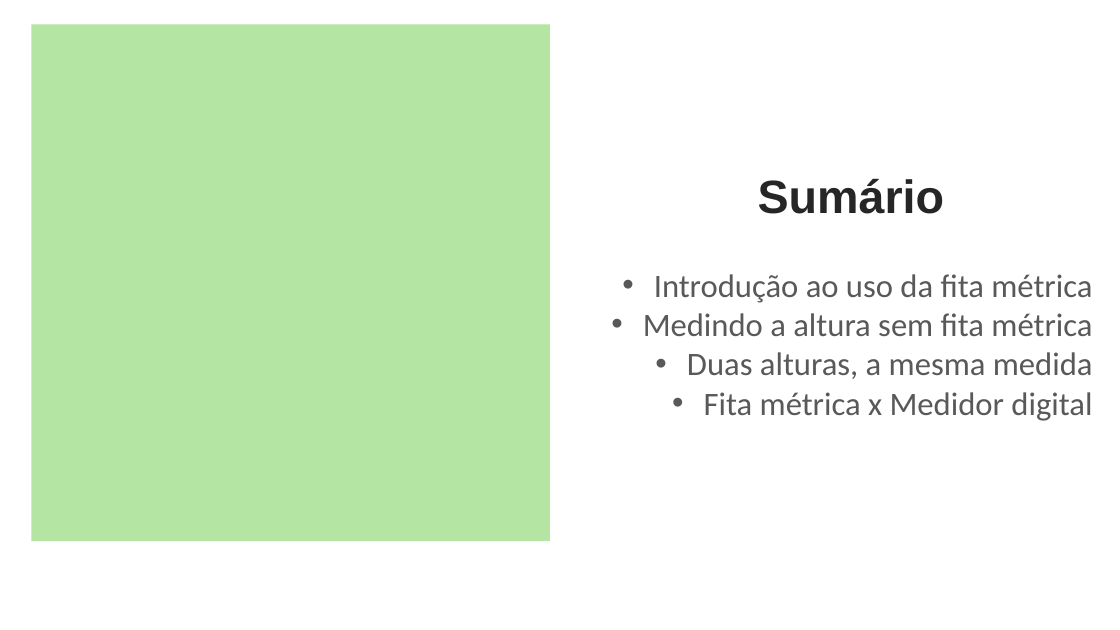
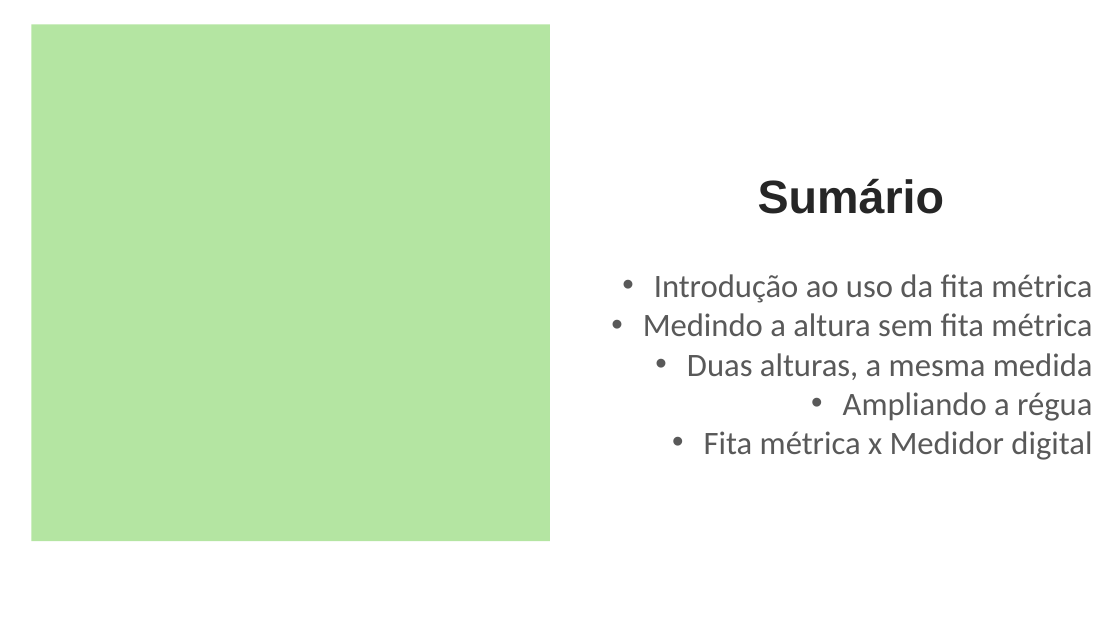
Before and after one commit to catvantelab/oficinaTRI2025, a slide deck: slide 6 of apresentacao/ampliando_regua.pptx. Drawn at 1120x630 pixels with LibreOffice and Linux fonts; fonts in the diff are those of the drawing. Boxes give left, top, right and bottom in pixels: in the first picture for what was removed or moved away, otherwise in the second. Text is boxed around its words. In the diff, an @@ line names an element or a change of style, - is before the commit and + after.

```diff
--- a/apresentacao/ampliando_regua.pptx
+++ b/apresentacao/ampliando_regua.pptx
@@ text at [843,392,1092,421]: paragraph added @@
+• Ampliando a régua
```
Also in this commit, not shown: 3 other slides changed, 1 slide added, 1 slide removed, 2 other files.
